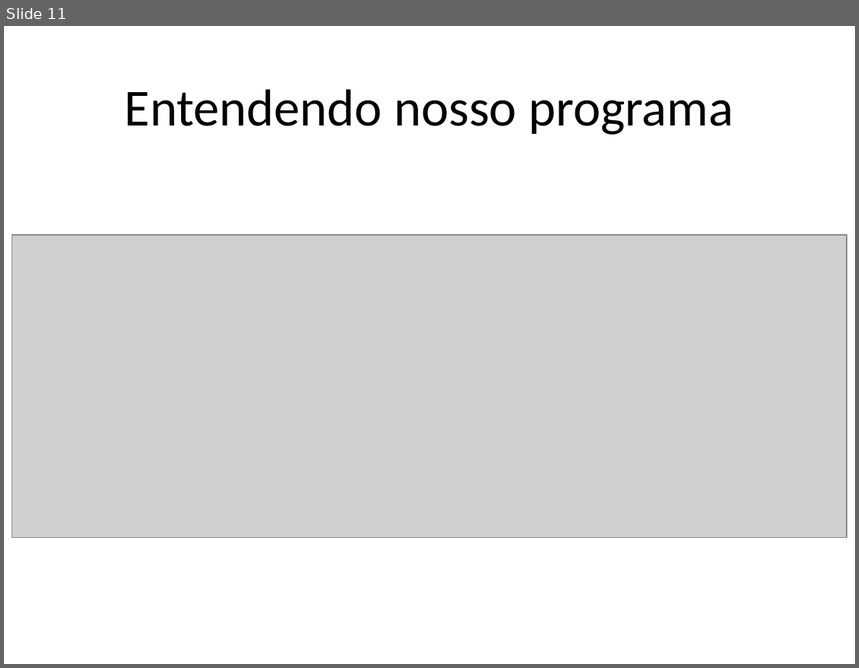
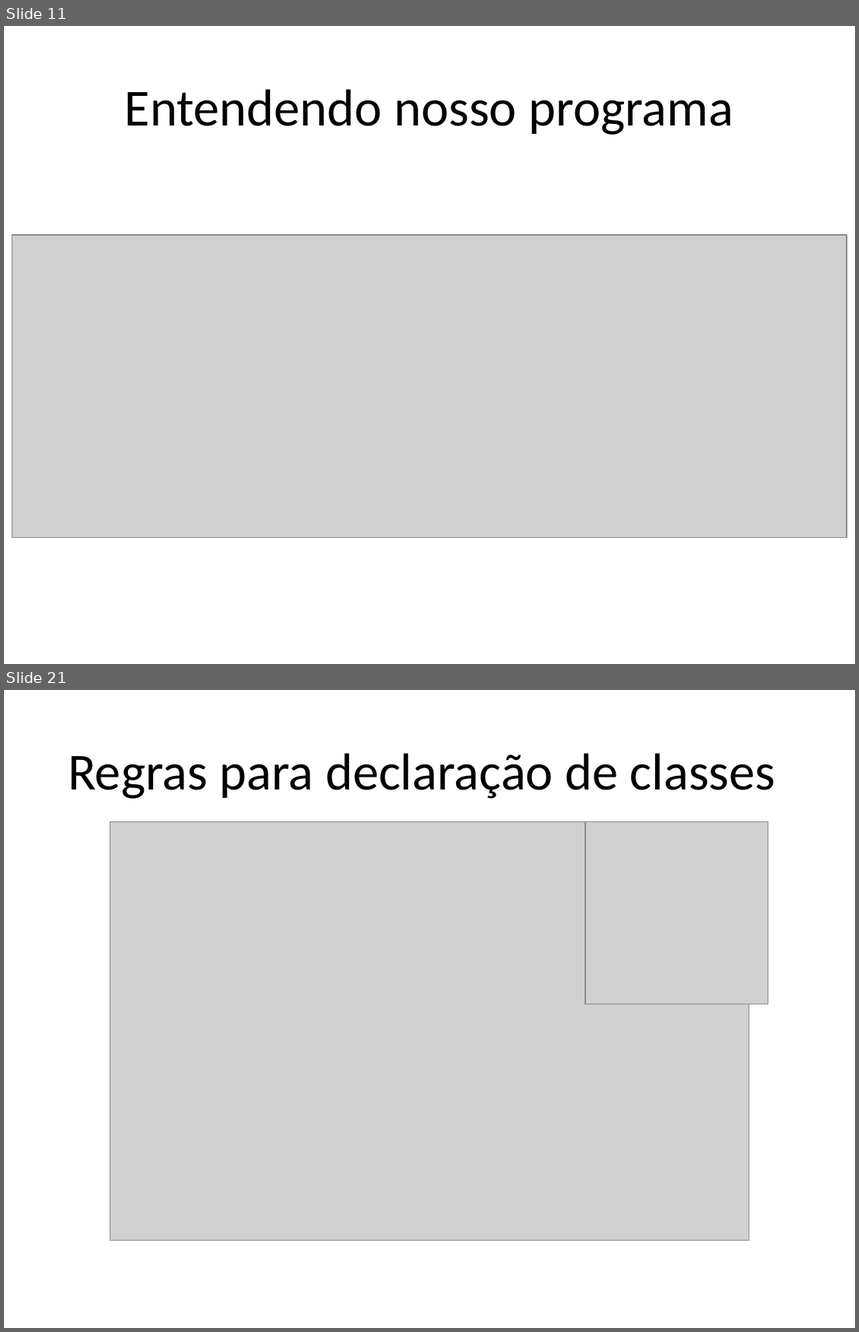
Before and after one commit to renanlessa/CursoJava, a slide deck: Documentos/Curso Java.pptx. Shown one above the other, each under a label of ours: slide 11 before the commit, slides 11 and 21 after it; the slides between them are not shown. The pictures are 859x668 and 859x1332 pixels, drawn with LibreOffice and Linux fonts; fonts in the diff are those of the drawing; grey boxes stand for pictures. Boxes give left, top, right and bottom in pixels: in the first picture for what was removed or moved away, otherwise in the second. Text is boxed around its words. In the diff, an @@ line names an element or a change of style, - is before the commit and + after.

```diff
--- a/Documentos/Curso Java.pptx
+++ b/Documentos/Curso Java.pptx
@@ slide 21 added at box(4, 690, 855, 1328), background #FFFFFF @@
@@ title added at box(68, 753, 776, 799), 44 pt, text #000000 @@
+Regras para declaração de classes
@@ picture added at box(110, 822, 750, 1241) @@
@@ picture added at box(585, 822, 768, 1004) @@
```
Also in this commit, not shown: 14 other slides added, 14 other files.
